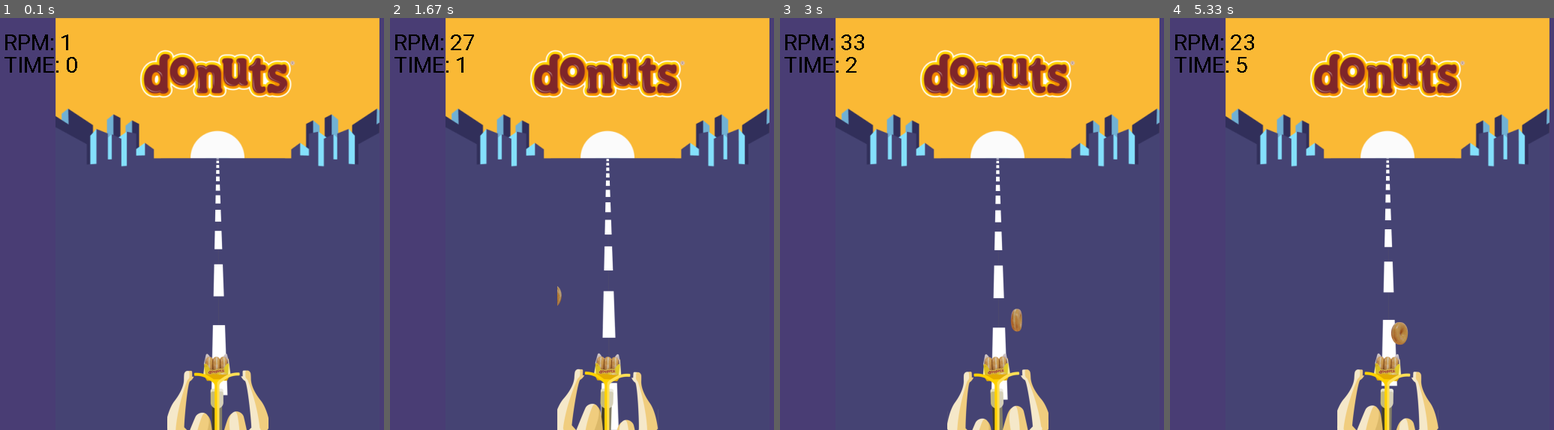
Above: before the commit, frames 1-4 (left to right).
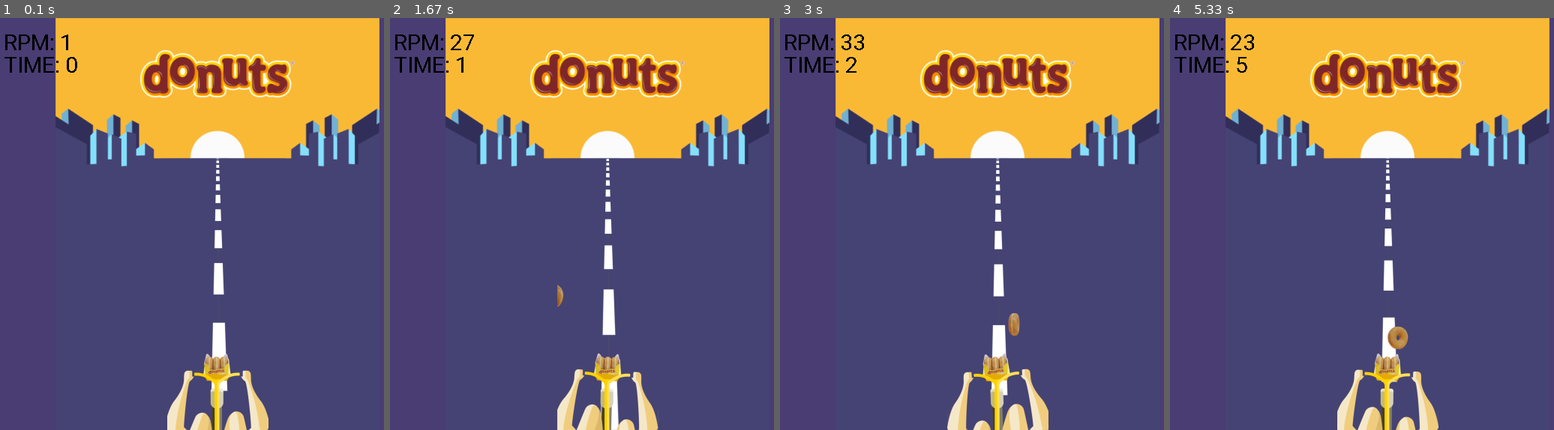
Above: after the commit, the same moments.

Repository: ibandominguez/pygame
Game: pygame game, started from game.py
The game is run twice, just before and just after one commit, with the same random seed, the same clock (stepped at 60 frames per second) and the same inputs.
Inputs:
- Up to frame 1 (0.1 s): no input
- Up to frame 2 (1.67 s): hold Up 0.33-0.8 s; hold Down 0.83-1.13 s; hold Up 1.17-1.53 s; hold Down from 1.57 s (still down)
- Up to frame 3 (3 s): release Down at 1.93 s; hold Up 1.97-2.27 s; hold Down 2.3-2.6 s; hold Up from 2.63 s (still down)
- Up to frame 4 (5.33 s): release Up at 3 s; hold Down 3.03-3.4 s; hold Up 3.43-3.73 s; hold Down 3.77-4.07 s; hold Up 4.1-4.47 s; hold Down 4.5-4.87 s; hold Up 4.9-5.2 s; hold Down from 5.23 s (still down)

The runs differ from the first frame. In frame 1, 0.2% of the frame differs, in the area x 43-70%, y 34-100%; in frame 2, 0.2%; in frame 3, 0.6%; in frame 4, 0.6%.

Commit message:
get_milis

Diff:
--- a/sprite.py
+++ b/sprite.py
@@ -13,7 +13,7 @@
         self.rect.bottom = y # pixels up from the bottom
         self.animation = []
         self.total_frames = frames_count
-        self.time_ref = time.time()
+        self.time_ref = self.get_milis()
         self.milis_counter = 0
         self.current_animation_index = 0
         self.frames_per_second = 100
